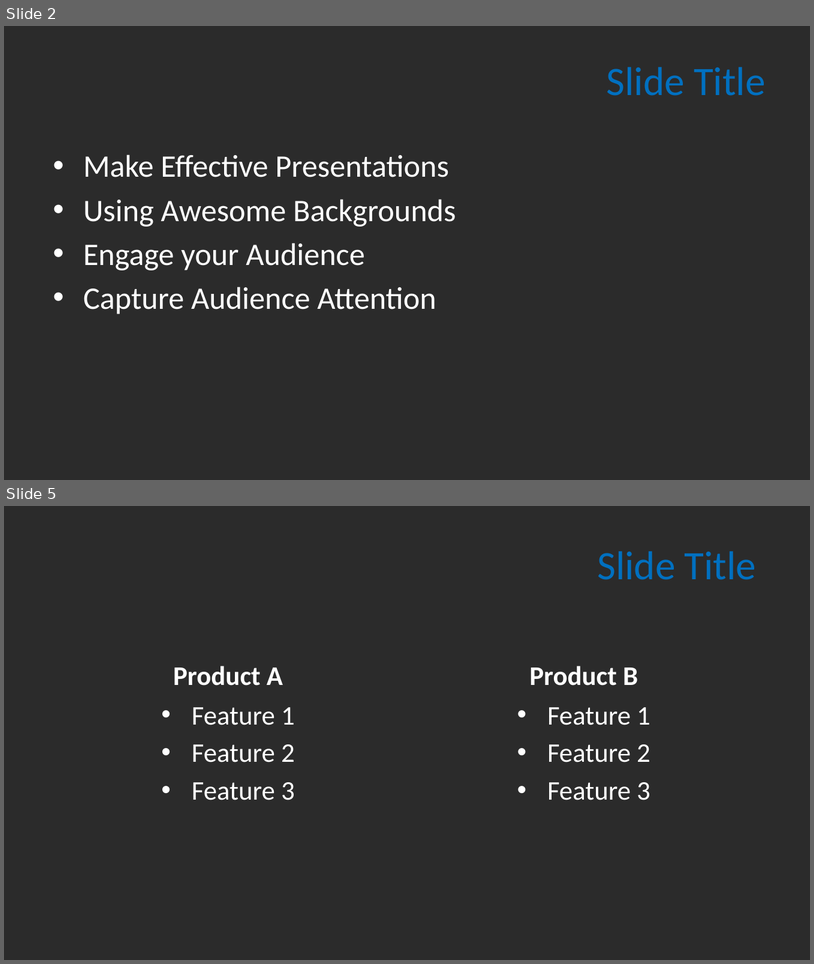
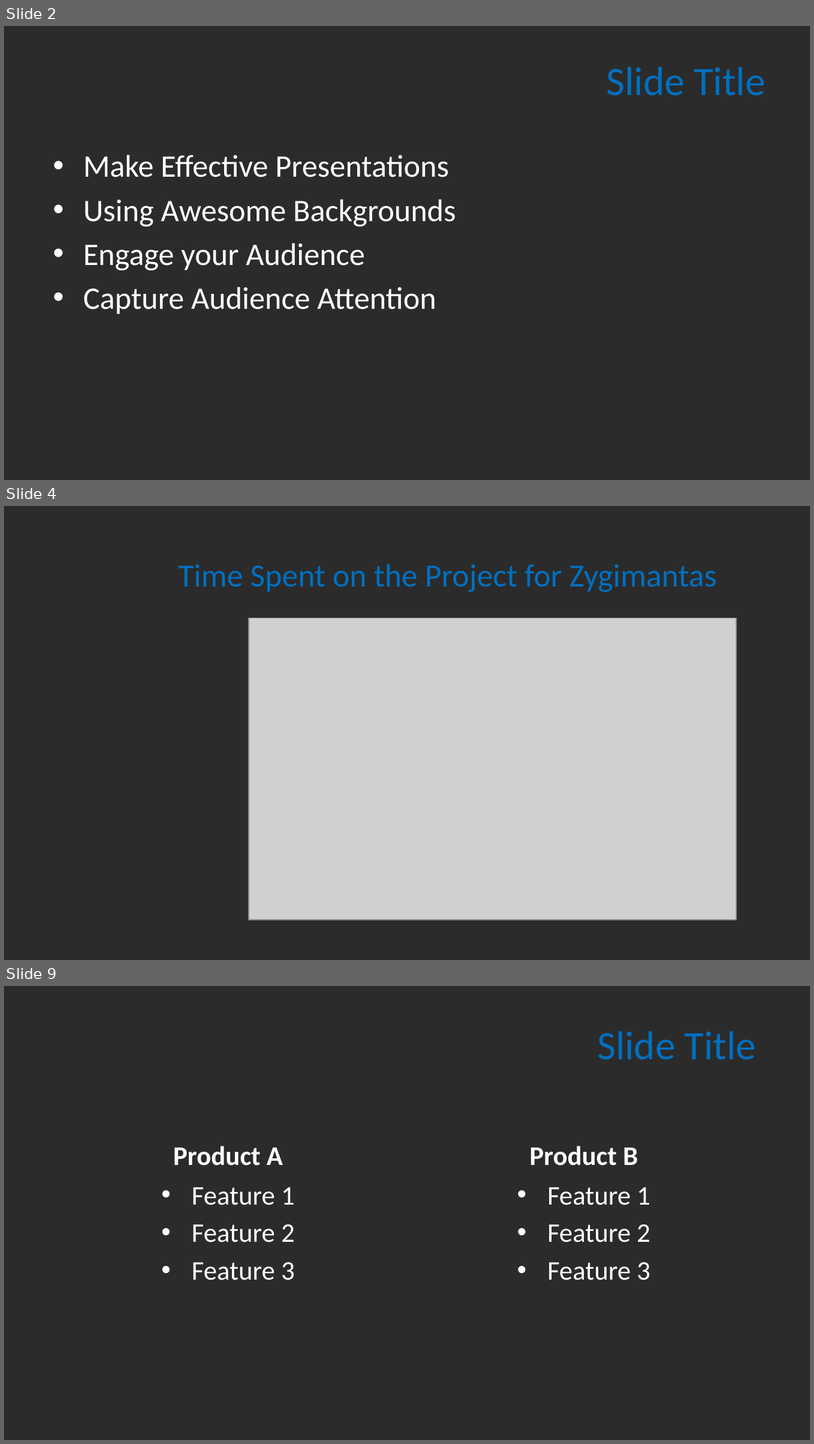
Before and after one commit to ZygimantasJakubauskas/Mashine-Learning-CA1, a slide deck: ML/PPT_ML_CA1_26 Nov 23.pptx. Shown one above the other, each under a label of ours: slides 2 and 5 before the commit, slides 2, 4 and 9 after it; the slides between them are not shown. The pictures are 814x964 and 814x1444 pixels, drawn with LibreOffice and Linux fonts; fonts in the diff are those of the drawing; grey boxes stand for pictures; background and template pictures are left out; a plain dark background stands for a picture behind light text. Boxes give left, top, right and bottom in pixels: in the first picture for what was removed or moved away, otherwise in the second. Text is boxed around its words. In the diff, an @@ line names an element or a change of style, - is before the commit and + after.

```diff
--- a/ML/PPT_ML_CA1_26 Nov 23.pptx
+++ b/ML/PPT_ML_CA1_26 Nov 23.pptx
@@ slide 4 added at <box>4,506,810,960</box>, background picture (left out) @@
@@ title added at <box>178,564,717,592</box>, 28.8 pt, text #0070C0 @@
+Time Spent on the Project for Zygimantas
@@ picture added at <box>249,618,737,919</box> @@
@@ what was slide 5 is now slide 9 @@
```
Also in this commit, not shown: 1 slide changed, 4 other slides added, 1 slide removed, 1 other file.
